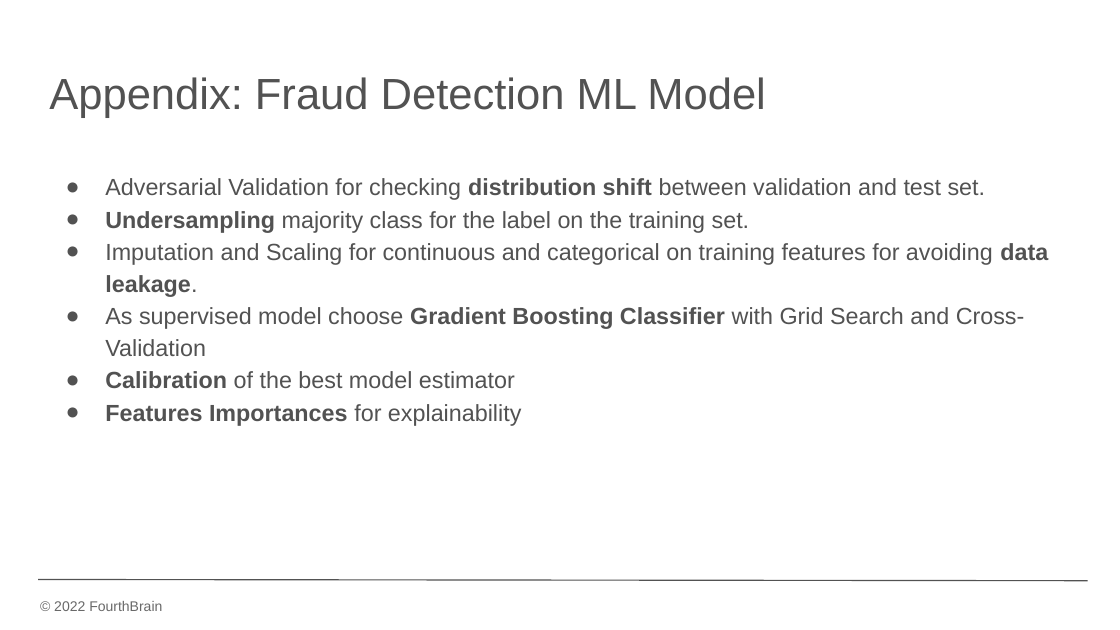
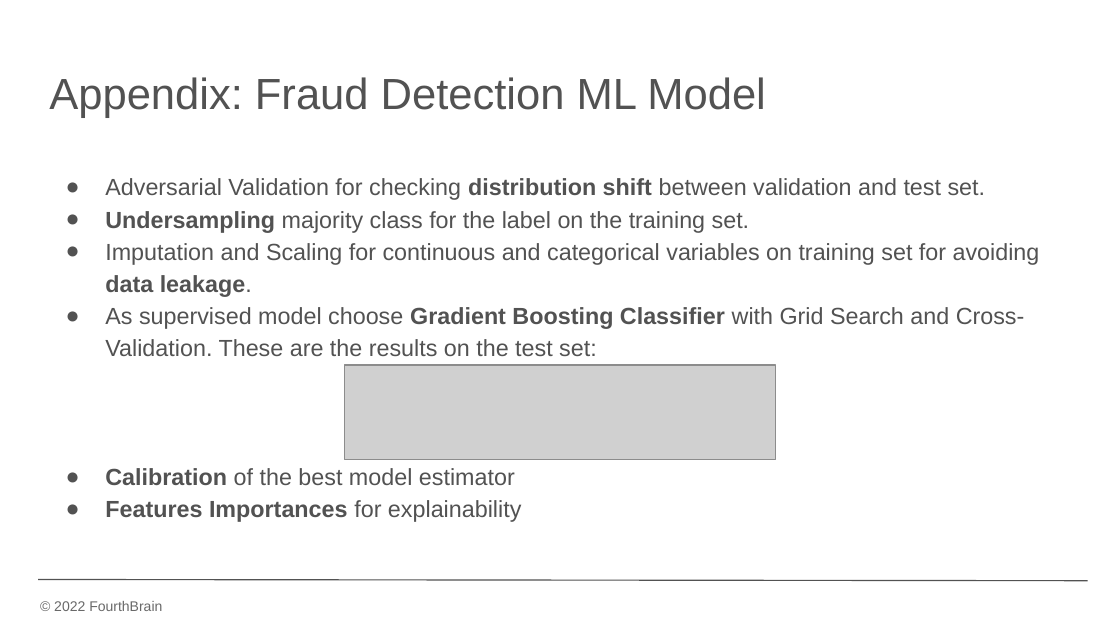
Before and after one commit to davins90/unsupervised_anomaly_detection, a slide deck: slide 14 of src/docs/Decision Intelligence Application.pptx. Drawn at 1120x630 pixels with LibreOffice and Linux fonts; fonts in the diff are those of the drawing; grey boxes stand for pictures; background and template pictures are left out. Boxes give left, top, right and bottom in pixels: in the first picture for what was removed or moved away, otherwise in the second. Text is boxed around its words. In the diff, an @@ line names an element or a change of style, - is before the commit and + after.

```diff
--- a/src/docs/Decision Intelligence Application.pptx
+++ b/src/docs/Decision Intelligence Application.pptx
@@ text at (x1=105, y1=243, x2=1040, y2=356): text changed @@
-● Imputation and Scaling for continuous and categorical on training features for avoiding data leakage.
-● As supervised model choose Gradient Boosting Classifier with Grid Search and Cross-Validation
+● Imputation and Scaling for continuous and categorical variables on training set for avoiding data leakage.
+● As supervised model choose Gradient Boosting Classifier with Grid Search and Cross-Validation. These are the results on the test set:
@@ picture added at (x1=345, y1=365, x2=776, y2=460) @@
```
Also in this commit, not shown: 12 other slides changed, 1 other file.
